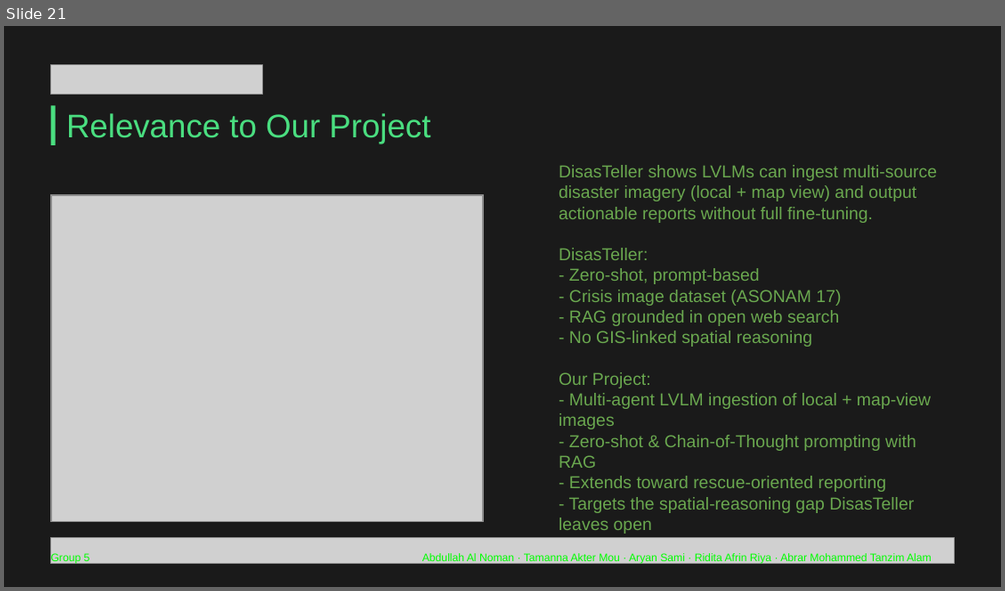
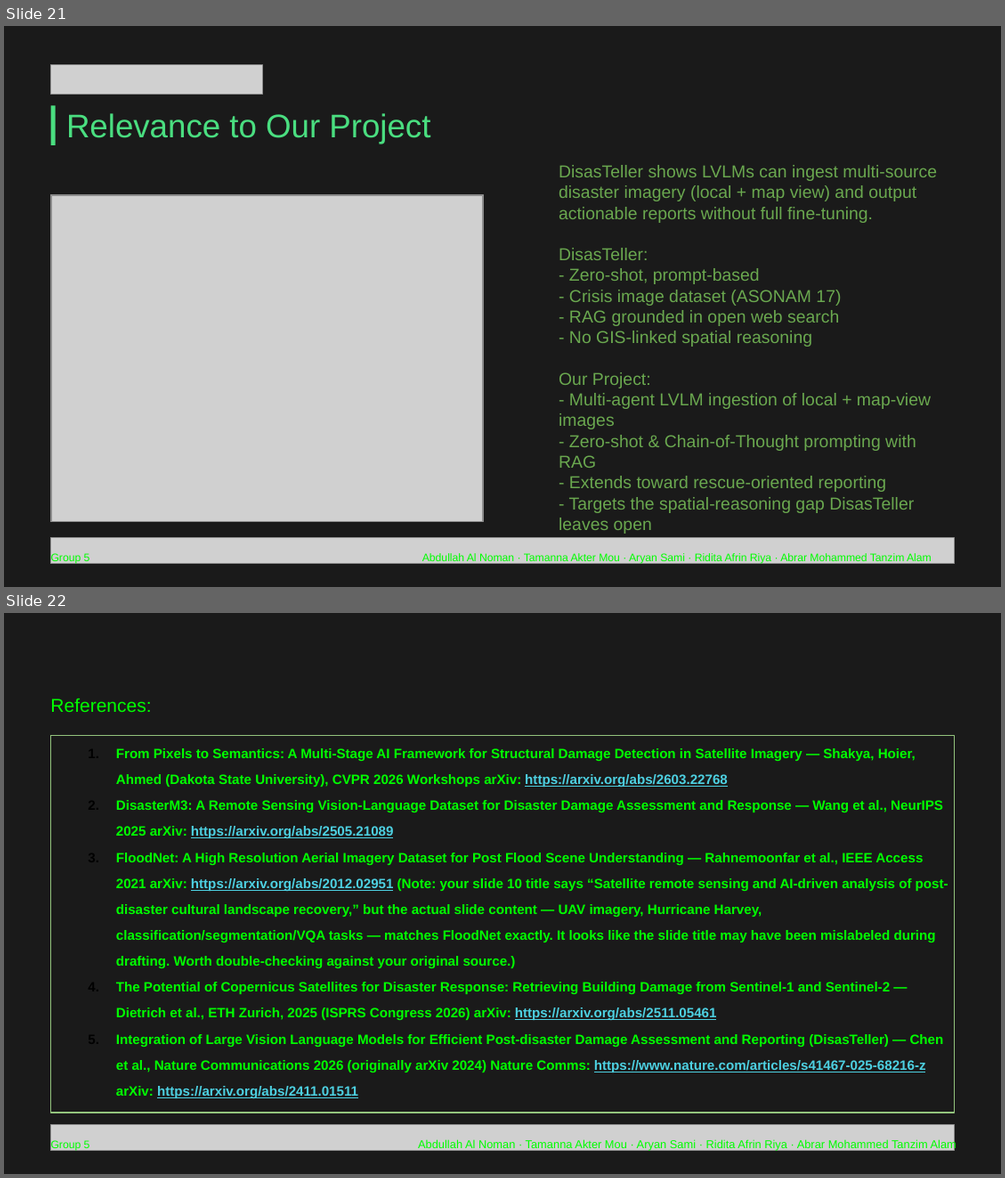
Before and after one commit to SmashNdashH/CSE499A.15-Msrb-, a slide deck: others/Literature Review_ Post-Disaster Rescue Guidance.pptx. Shown one above the other, each under a label of ours: slide 21 before the commit, slides 21 and 22 after it. The pictures are 1005x591 and 1005x1178 pixels, drawn with LibreOffice and Linux fonts; fonts in the diff are those of the drawing; grey boxes stand for pictures. Boxes give left, top, right and bottom in pixels: in the first picture for what was removed or moved away, otherwise in the second. Text is boxed around its words. In the diff, an @@ line names an element or a change of style, - is before the commit and + after.

Commit message:
updates with references

```diff
--- a/others/Literature Review_ Post-Disaster Rescue Guidance.pptx
+++ b/others/Literature Review_ Post-Disaster Rescue Guidance.pptx
@@ slide 22 added at box(4, 613, 1001, 1174), background #1A1A1A @@
@@ text added at box(50, 698, 151, 713), 18 pt, text #00FF00 @@
+References:
@@ rectangle added at box(50, 736, 954, 1112), outline #93C47D 1.5 pt, 13 pt, text #00FF00, bold @@
+1. From Pixels to Semantics: A Multi-Stage AI Framework for Structural Damage Detection in Satellite Imagery — Shakya, Hoier, Ahmed (Dakota State University), CVPR 2026 Workshops arXiv: https://arxiv.org/abs/2603.22768
+2. DisasterM3: A Remote Sensing Vision-Language Dataset for Disaster Damage Assessment and Response — Wang et al., NeurIPS 2025 arXiv: https://arxiv.org/abs/2505.21089
+3. FloodNet: A High Resolution Aerial Imagery Dataset for Post Flood Scene Understanding — Rahnemoonfar et al., IEEE Access 2021 arXiv: https://arxiv.org/abs/2012.02951 (Note: your slide 10 title says “Satellite remote sensing and AI-driven analysis of post-disaster cultural landscape recovery,” but the actual slide content — UAV imagery, Hurricane Harvey, classification/segmentation/VQA tasks — matches FloodNet exactly. It looks like the slide title may have been mislabeled during drafting. Worth double-checking against your original source.)
+4. The Potential of Copernicus Satellites for Disaster Response: Retrieving Building Damage from Sentinel-1 and Sentinel-2 — Dietrich et al., ETH Zurich, 2025 (ISPRS Congress 2026) arXiv: https://arxiv.org/abs/2511.05461
+5. Integration of Large Vision Language Models for Efficient Post-disaster Damage Assessment and Reporting (DisasTeller) — Chen et al., Nature Communications 2026 (originally arXiv 2024) Nature Comms: https://www.nature.com/articles/s41467-025-68216-z arXiv: https://arxiv.org/abs/2411.01511
@@ picture added at box(50, 1125, 954, 1150) @@
@@ text added at box(51, 1140, 90, 1151), 10.5 pt, text #00FF00 @@
+Group 5
@@ text added at box(418, 1139, 956, 1151), 11 pt, text #00FF00 @@
+Abdullah Al Noman · Tamanna Akter Mou · Aryan Sami · Ridita Afrin Riya · Abrar Mohammed Tanzim Alam
```
Also in this commit, not shown: 1 other file.
